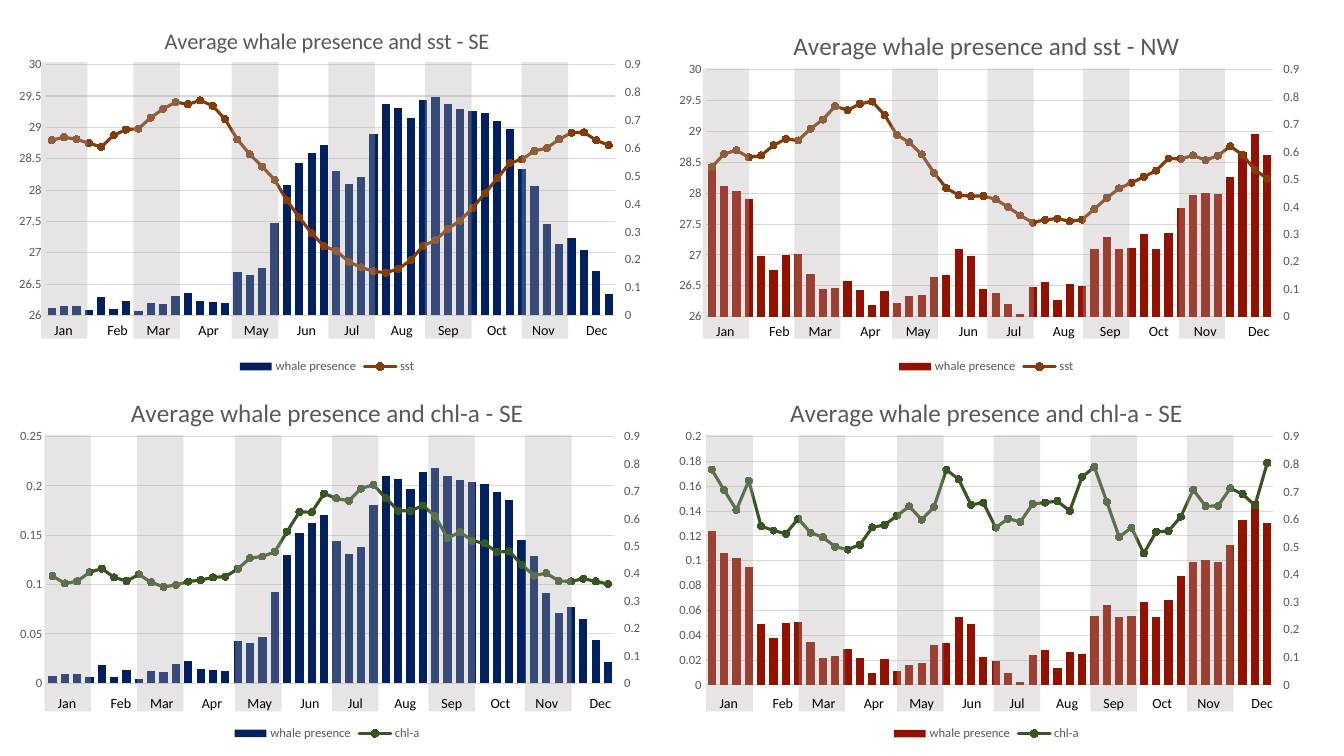
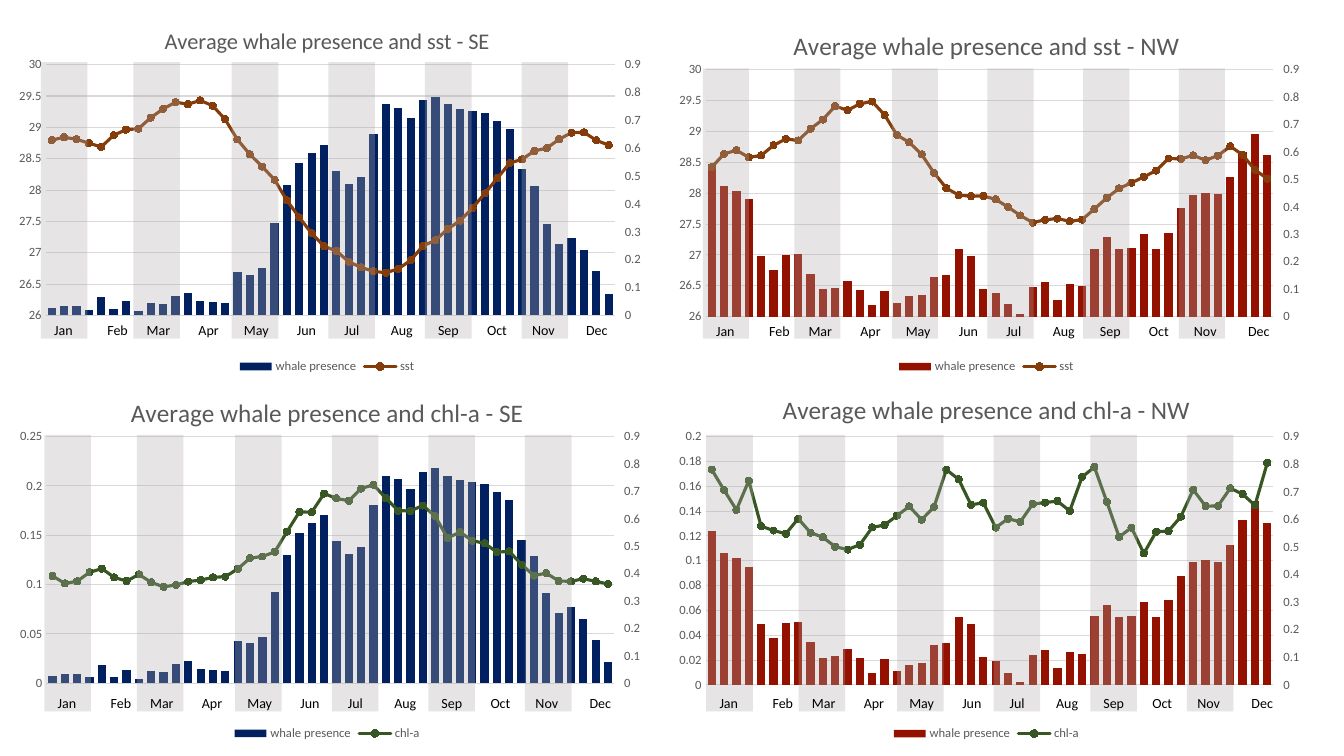
Before and after one commit to Lyra-Huang/DGwhale, a slide deck: slide 2 of plot/3.1- mean whale presence.pptx. Drawn at 1344x756 pixels with LibreOffice and Linux fonts; fonts in the diff are those of the drawing. Boxes give left, top, right and bottom in pixels: in the first picture for what was removed or moved away, otherwise in the second. Text is boxed around its words. In the diff, an @@ line names an element or a change of style, - is before the commit and + after.

```diff
--- a/plot/3.1- mean whale presence.pptx
+++ b/plot/3.1- mean whale presence.pptx
@@ column chart at [662, 378, 1311, 745] @@
@@ title "Average whale presence and chl-a - SE " to "Average whale presence and chl-a - NW " @@
```
Also in this commit, not shown: 1 slide added, 12 other files.
